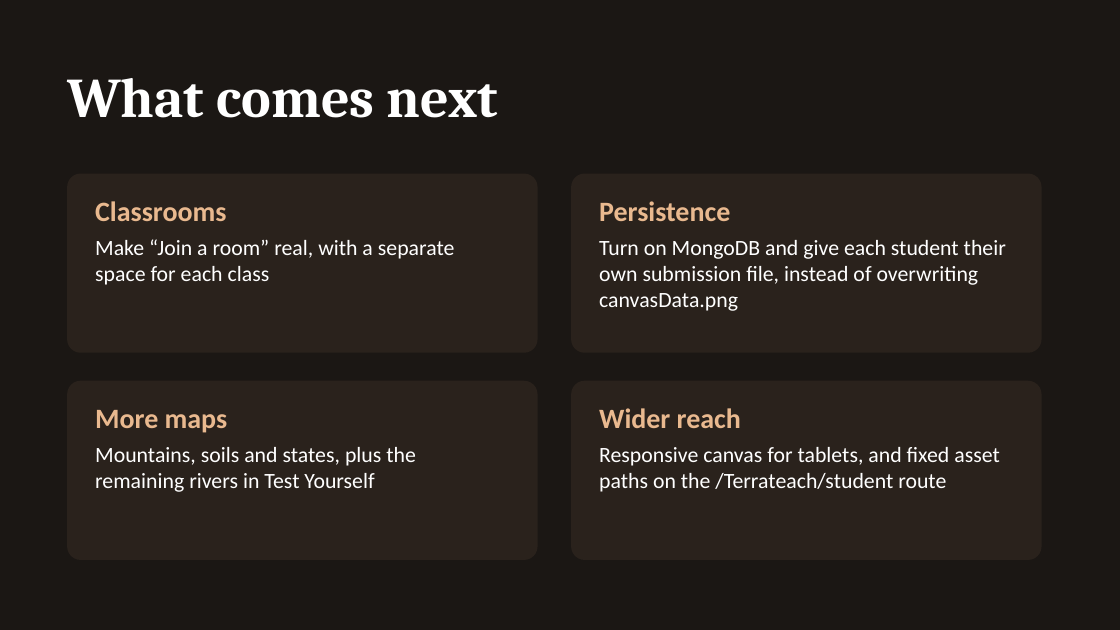
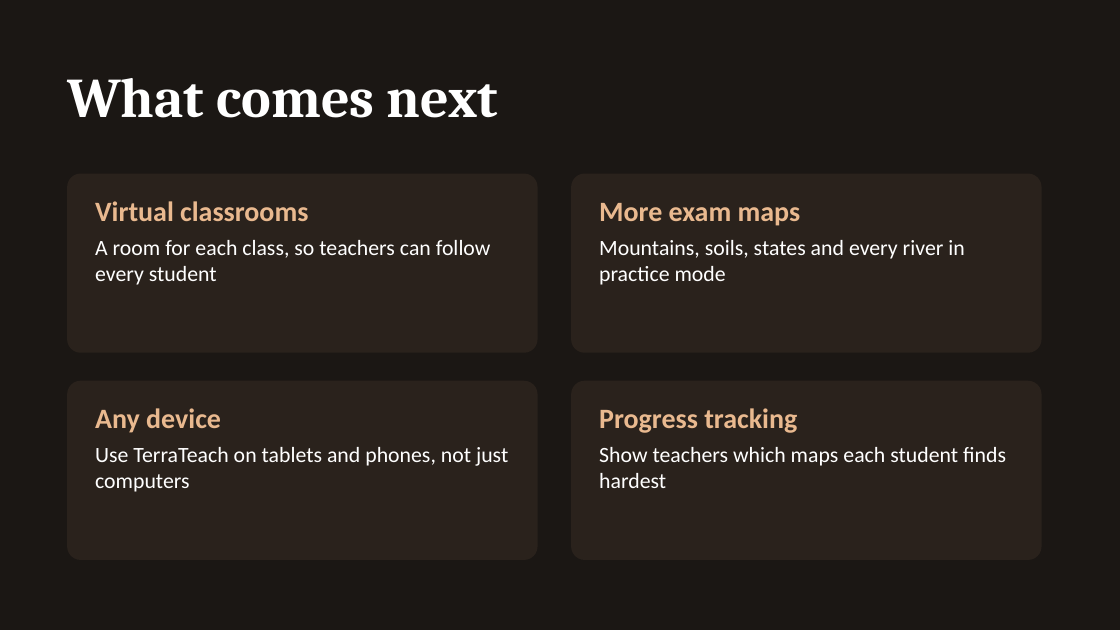
Before and after one commit to Aaryachandra/Terrateach, a slide deck: slide 9 of docs/TerraTeach.pptx (slide 8 before the commit). Drawn at 1120x630 pixels with LibreOffice and Linux fonts; fonts in the diff are those of the drawing. Boxes give left, top, right and bottom in pixels: in the first picture for what was removed or moved away, otherwise in the second. Text is boxed around its words. In the diff, an @@ line names an element or a change of style, - is before the commit and + after.

```diff
--- a/docs/TerraTeach.pptx
+++ b/docs/TerraTeach.pptx
@@ text at (x1=95, y1=201, x2=491, y2=285): text changed @@
-Classrooms
-Make “Join a room” real, with a separate space for each class
+Virtual classrooms
+A room for each class, so teachers can follow every student
@@ text at (x1=599, y1=203, x2=964, y2=285): text changed @@
-Persistence
-Turn on MongoDB and give each student their own submission file, instead of overwriting canvasData.png
+More exam maps
+Mountains, soils, states and every river in practice mode
@@ text at (x1=95, y1=408, x2=508, y2=492): text changed @@
-More maps
-Mountains, soils and states, plus the remaining rivers in Test Yourself
+Any device
+Use TerraTeach on tablets and phones, not just computers
@@ text at (x1=599, y1=408, x2=1006, y2=488): text changed @@
-Wider reach
-Responsive canvas for tablets, and fixed asset paths on the /Terrateach/student route
+Progress tracking
+Show teachers which maps each student finds hardest
```
Also in this commit, not shown: 2 other slides changed, 6 slides added, 5 slides removed.
